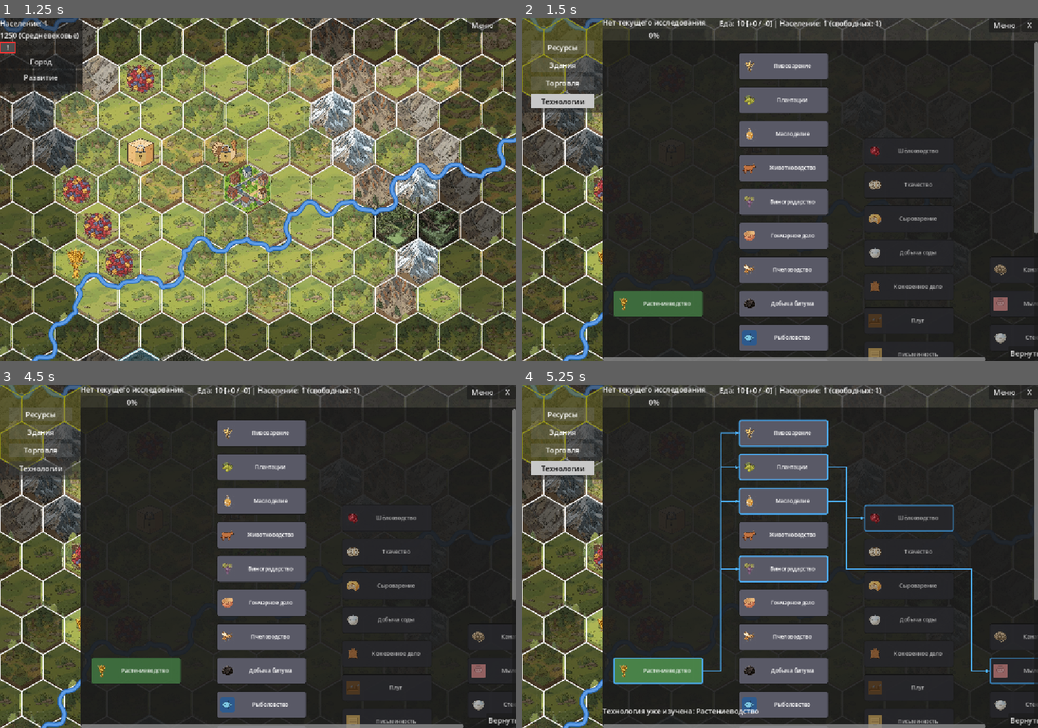
Above: before the commit, frames 1-4 (two rows, left to right).
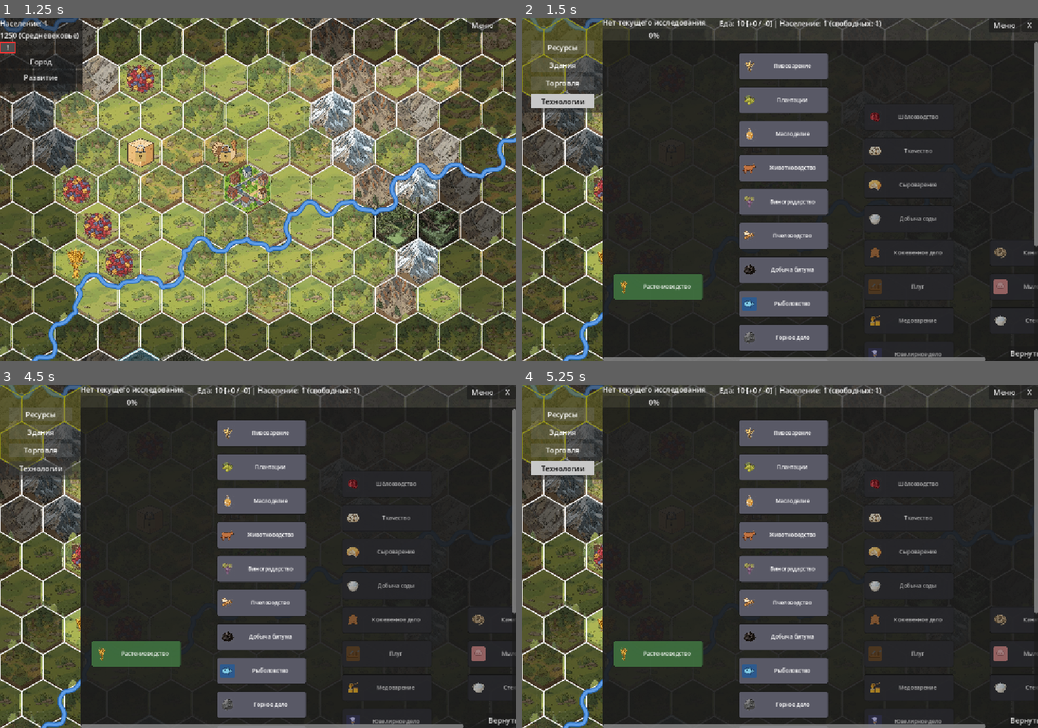
Above: after the commit, the same moments.

Repository: Night-Pryanik/The-City
Game: Godot game, scene res://scenes/main_menu.tscn
The game is run twice, just before and just after one commit, with the same random seed, the same clock (stepped at 60 frames per second) and the same inputs.
Inputs (mouse positions are in pixels of both pictures, inside the frame that each line leads up to):
- Up to frame 1 (1.25 s): click "Новая игра" at 0.5 s
- Up to frame 2 (1.5 s): click (532, 48) at 1.25 s
- Up to frame 3 (4.5 s): click "Ресурсы" at 2 s; click "Здания" at 2.75 s; click "Торговля" at 3.5 s; click "Технологии" at 4.25 s
- Up to frame 4 (5.25 s): click (656, 669) at 5.02 s

Frame 1 is identical in both runs. In frame 2, 3.9% of the frame differs, in the area x 17-100%, y 27-100%; in frame 3, 3.9%; in frame 4, 6.2%, in the area x 15-100%, y 9-100%.

Commit message:
Технология Колесо снижает влияние расстояния от города на стоимость труда при постройке улучшений на 30%

Diff:
--- a/data/modifiers.json
+++ b/data/modifiers.json
@@ -1,7 +1,10 @@
 {
   "modifiers": {
     "fresh_water": { "production_multiplier": { "farm": 1.5 } },
-    "tech_modifiers": [ { "tech_id": "plow", "modifiers": [ { "target": "farm_production", "type": "percent", "value": 5 } ] } ],
+    "tech_modifiers": [
+      { "tech_id": "plow", "modifiers": [ { "target": "farm_production", "type": "percent", "value": 5 } ] },
+      { "tech_id": "wheel", "modifiers": [ { "target": "improvement_distance_cost", "type": "percent", "value": -30 } ] }
+    ],
     "terrain_modifiers": [
       { "terrain_id": "asphalt_lake", "resource_id": "bitumen_deposit_asphalt", "production_multiplier": 2.0 },
       // todo: соль через испарение должна спавниться на/возле морского побережья, а не на озере. Когда будут добавлены моря - поменять.
--- a/data/technologies.json
+++ b/data/technologies.json
@@ -87,7 +87,8 @@
       "era": "ancient",
       "science_cost": 3.0,
       "icon": "wheel.svg",
-      "description": "Пока не даёт ничего.",
+      "prerequisites": [ [ "pottery" ] ],
+      "description": "Снижает вклад расстояния от города в стоимость труда при строительстве улучшений на 30%. Открывает гончарный круг, позволяющий делать тонкую керамику.",
       "flavor": "Колесо — одно из величайших изобретений человечества, изменившее торговлю и войну."
     },
     {
--- a/scripts/map_helpers.gd
+++ b/scripts/map_helpers.gd
@@ -41,7 +41,24 @@
 
     # Множитель от расстояния до города (в гексах).
     var distance := HexUtils.hex_distance(row, col, city_row, city_col)
-    var distance_mult := 1.0 + float(distance) * 0.25
+
+    # Тех-модификаторы, влияющие на вклад расстояния в стоимость труда
+    # (например, «Колесо» снижает его на 30%). См. data/modifiers.json,
+    # блок "tech_modifiers", target = "improvement_distance_cost".
+    var distance_tech_mult := 1.0
+    for tm in GameData.modifiers.get("tech_modifiers", []):
+        var tech_id = tm.get("tech_id", "")
+        if tech_id == "" or not CityData.is_tech_unlocked(tech_id):
+            continue
+        for mod in tm.get("modifiers", []):
+            if mod.get("target", "") != "improvement_distance_cost":
+                continue
+            var value = float(mod.get("value", 0))
+            distance_tech_mult *= 1.0 + value / 100.0
+
+    # Исходный множитель расстояния (без влияния технологий) и итоговый с учётом тех-модификаторов.
+    var distance_mult_base := 1.0 + float(distance) * 0.25
+    var distance_mult := 1.0 + float(distance) * 0.25 * distance_tech_mult
 
     var final_cost := int(ceil(base_cost * terrain_mult * distance_mult))
 
@@ -53,6 +70,8 @@
         "move_cost": move_cost,
         "terrain_mult": terrain_mult,
         "distance": distance,
+        "distance_mult_base": distance_mult_base,
+        "distance_tech_mult": distance_tech_mult,
         "distance_mult": distance_mult
     }
 
--- a/scripts/map_tooltip.gd
+++ b/scripts/map_tooltip.gd
@@ -182,7 +182,13 @@
 			_tooltip_products_container.add_child(terrain_label)
 
 			var dist_label = Label.new()
-			dist_label.text = " Расстояние до города: %d → ×%.2f" % [cost_data["distance"], cost_data["distance_mult"]]
+			# Расчёт множителя расстояния: исходный (1 + гексов × 0.25) плюс
+			# влияние изученных технологий (например, «Колесо» -30%).
+			var dist_text: String = " Расстояние до города: %d гекс(а) → база ×%.2f" % [cost_data["distance"], cost_data["distance_mult_base"]]
+			if cost_data.has("distance_tech_mult") and cost_data["distance_tech_mult"] != 1.0:
+				dist_text += ", технологии ×%.2f" % cost_data["distance_tech_mult"]
+			dist_text += " = ×%.2f" % cost_data["distance_mult"]
+			dist_label.text = dist_text
 			dist_label.add_theme_color_override("font_color", Color(0.7, 0.9, 0.7))
 			_tooltip_products_container.add_child(dist_label)
 
